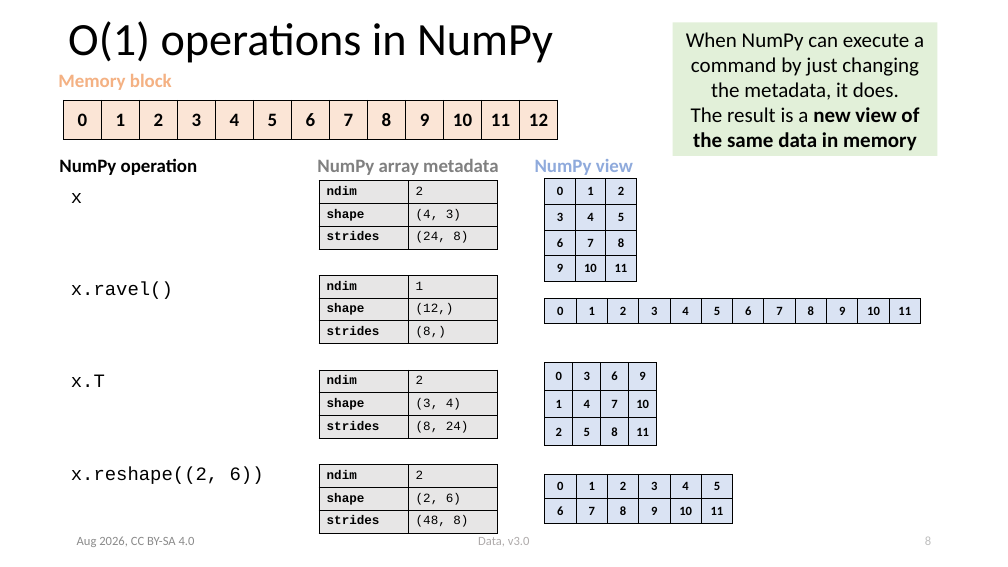
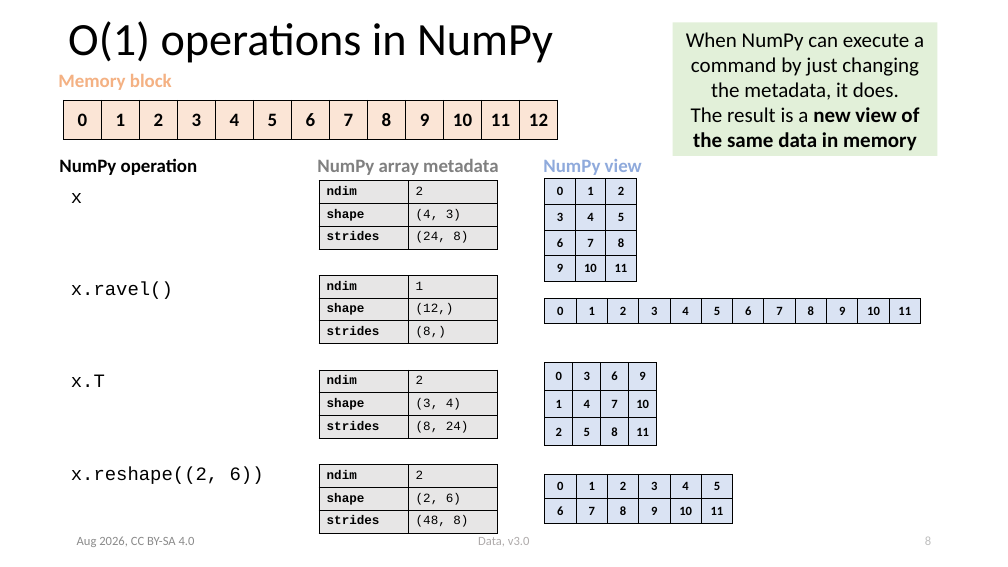
Before and after one commit to ASPP/data_class, a slide deck: slide 8 of numpy.pptx. Drawn at 1008x567 pixels with LibreOffice and Linux fonts; fonts in the diff are those of the drawing. Boxes give left, top, right and bottom in pixels: in the first picture for what was removed or moved away, otherwise in the second. Text is boxed around its words. In the diff, an @@ line names an element or a change of style, - is before the commit and + after.

```diff
--- a/numpy.pptx
+++ b/numpy.pptx
@@ text "NumPy view": place and size @@
-text "NumPy view" at [535, 159, 633, 175]
+text "NumPy view" at [543, 159, 642, 175]
```
Also in this commit, not shown: 7 other slides changed, 2 slides added, 3 other files.
